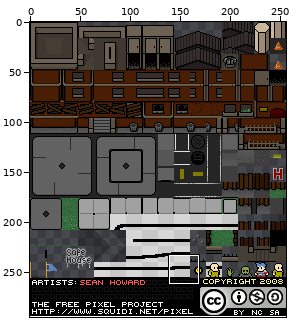
Sprite sheet -- assets/ztown.png. Above, an overview of the earlier version with the close-up marked.
Close-up. First the earlier version:
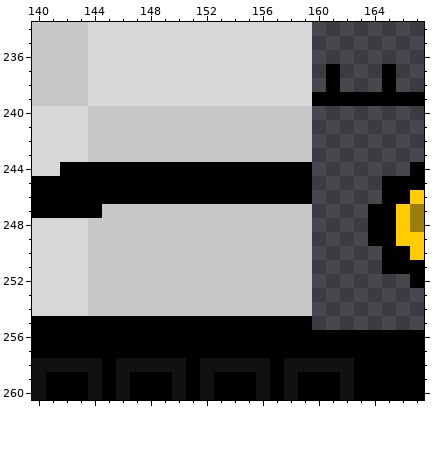
The file is 256x295 pixels. Pixels under 10% opacity are left out. Colours within 5 levels of each other are drawn and written as one. Shown: x 140..167, y 234..260.
New version:
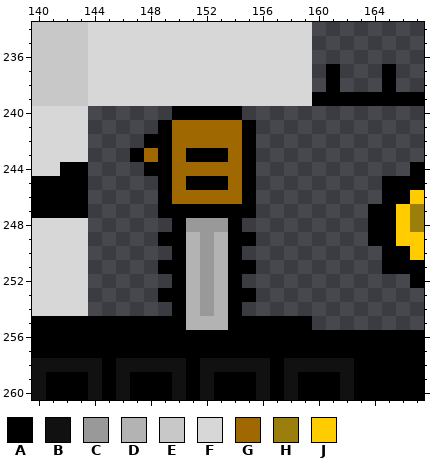
Palette (. is transparent): A #000000  B #111111  C #999999  D #b3b3b3  E #c8c8c8  F #d7d7d7  G #a06800  H #9b7e0c  J #ffcc00
The exact change:
Colour E becomes colour A in row 240 at x 150 to 154; in row 241 at x 149 and 155; in row 242 at x 148 to 149 and 155; in row 243 at x 147, 149, 151 to 153 and 155; in row 247 at x 149 to 155; in row 248 at x 150 and 154.
Colour E becomes colour A in row 249 at x 149 to 150 and 154 to 155; in row 250 at x 150 and 154; in row 251 at x 149 to 150 and 154 to 155; in row 252 at x 150 and 154; in row 253 at x 149 to 150 and 154 to 155; in row 254 at x 150 and 154.
Colour E becomes colour C in row 248 at x 151 to 153; in rows 249 to 254 at x 152.
Colour A becomes colour D in row 255 at x 151 to 153.
Colour E becomes colour D in rows 249 to 254 at x 151 and 153.
Colour A becomes colour G in row 244 at x 150 to 154; in row 245 at x 150 and 154; in row 246 at x 150 to 154.
Colour E becomes colour G in rows 241 to 242 at x 150 to 154; in row 243 at x 148, 150 and 154.
The edit erases colour A in row 244 at x 144 to 147 and 156 to 159; in rows 245 to 246 at x 144 to 148 and 156 to 159; in row 247 at x 144.
The edit erases colour E in row 240 at x 144 to 149 and 155 to 159; in row 241 at x 144 to 148 and 156 to 159; in row 242 at x 144 to 147 and 156 to 159; in row 243 at x 144 to 146 and 156 to 159; in row 247 at x 145 to 148 and 156 to 159; in row 248 at x 144 to 149 and 155 to 159.
The edit erases colour E in row 249 at x 144 to 148 and 156 to 159; in row 250 at x 144 to 149 and 155 to 159; in row 251 at x 144 to 148 and 156 to 159; in row 252 at x 144 to 149 and 155 to 159; in row 253 at x 144 to 148 and 156 to 159; in row 254 at x 144 to 149 and 155 to 159.
Pixel boxes of the changes (left, top, right, bottom) in both close-ups:
changed: (88, 106, 312, 330)
